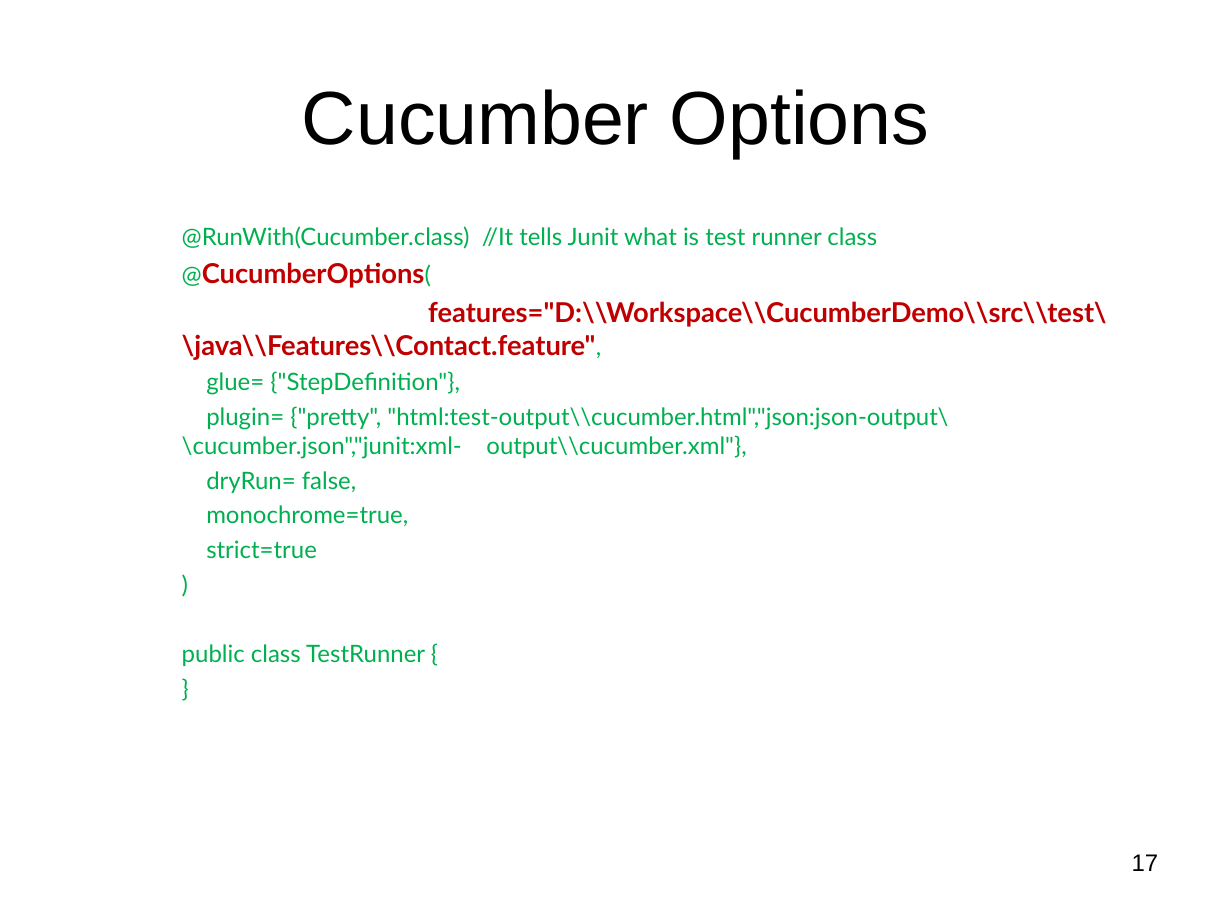
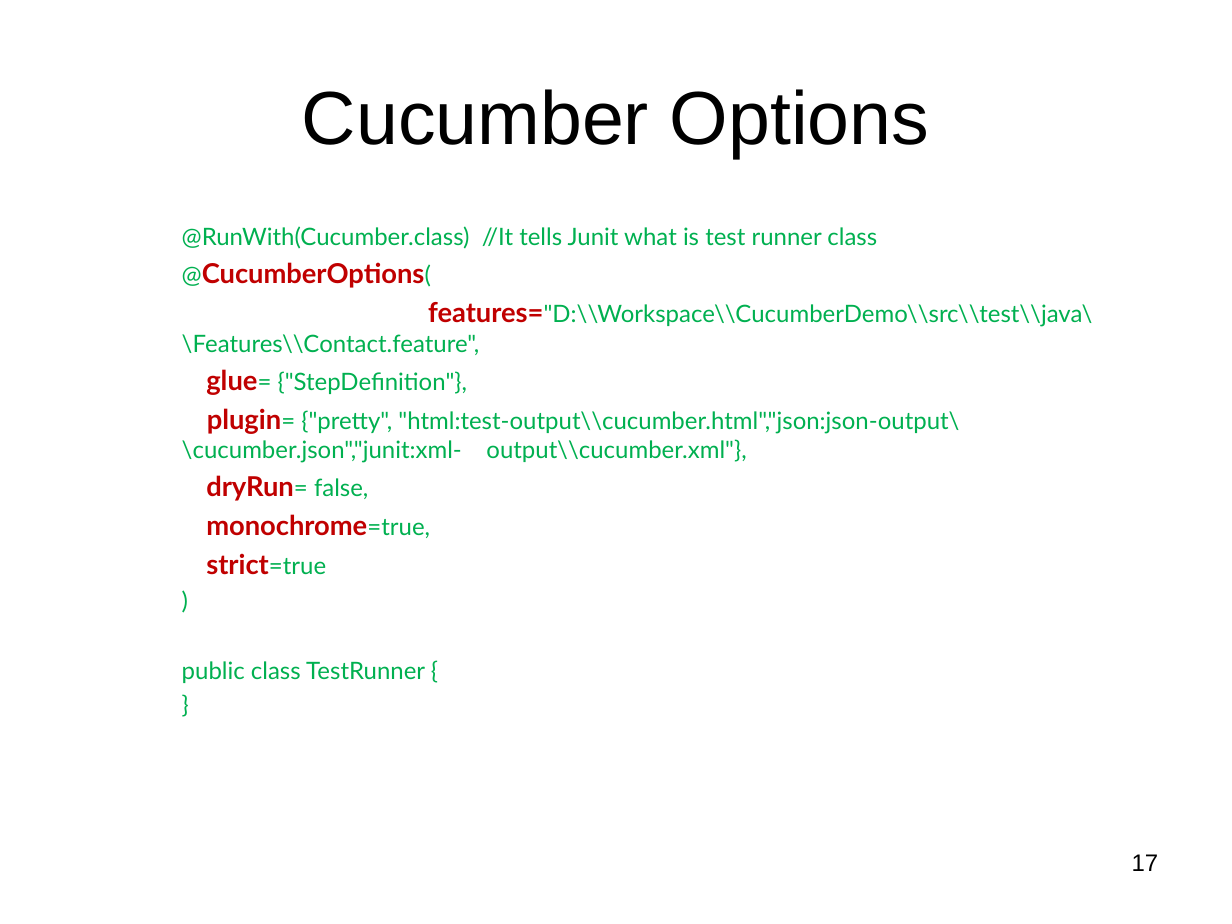
Before and after one commit to sourisengupta/CucumberDemo, a slide deck: slide 17 of WebUI Automation Using Simple English.ppt. Drawn at 1232x924 pixels with LibreOffice and Linux fonts; fonts in the diff are those of the drawing; background and template pictures are left out. Boxes give left, top, right and bottom in pixels: in the first picture for what was removed or moved away, otherwise in the second. Text is boxed around its words. In the diff, an @@ line names an element or a change of style, - is before the commit and + after.

```diff
--- a/WebUI Automation Using Simple English.ppt
+++ b/WebUI Automation Using Simple English.ppt
@@ text at [182, 302, 1093, 575]: size 16 to 14 pt, text colour #C00000 to #00B050, bold off in "features="D:\\Workspace\\CucumberDemo\\src\\test\\java\\Feat ..."; size 14 to 16 pt, text colour #00B050 to #C00000, bold on in "glue=", "plugin=", "dryRun=", "monochrome=true," and 1 more places @@
```
Also in this commit, not shown: 5 slides removed.
